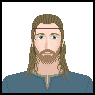
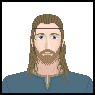
Revision of a layered 95 x 95 image; what changed, layer by layer:
painted on "Background" over [30, 23, 66, 74]
